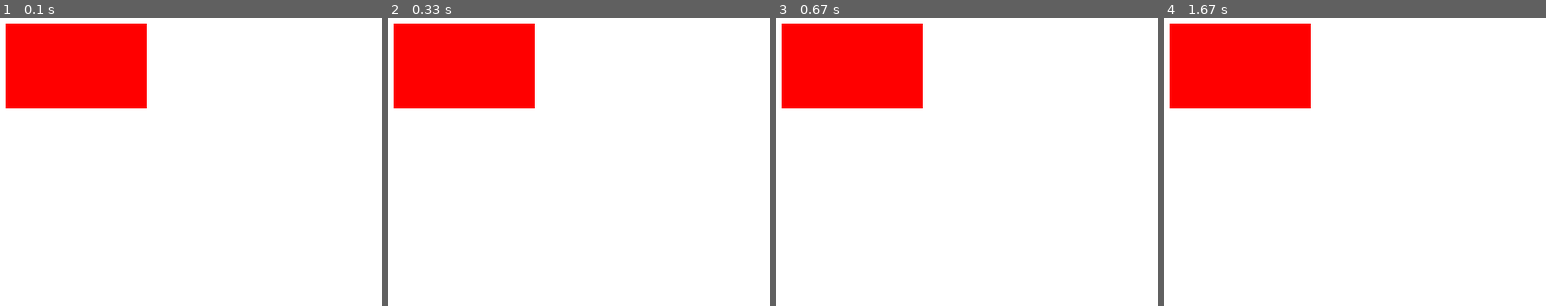
Above: before the commit, frames 1-4 (left to right).
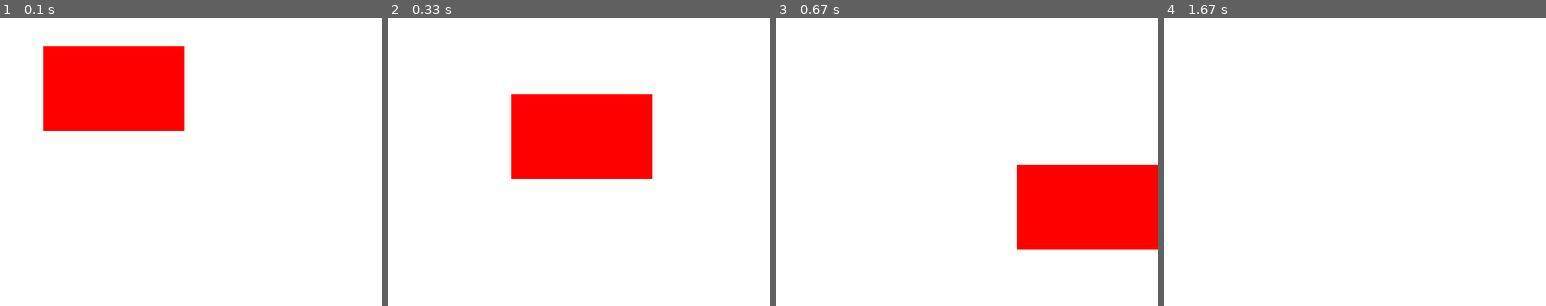
Above: after the commit, the same moments.

Repository: CT102005/Image_Magic
Game: pygame game, started from dvd_screensaver.py
Two runs of this game, one before a commit and one after it. Both use one fixed random seed, a clock stepped at 60 frames per second and the inputs below.
Inputs:
- Up to frame 1 (0.1 s): no input
- Up to frame 2 (0.33 s): no input
- Up to frame 3 (0.67 s): no input
- Up to frame 4 (1.67 s): no input

The runs differ from the first frame. In frame 1, 10% of the frame differs, in the area x 1-49%, y 1-40%; in frame 2, 21%; in frame 3, 22%, in the area x 1-100%, y 1-81%; in frame 4, 11%.

Commit message:
Moving dvd_image added

Diff:
--- a/dvd_screensaver.py
+++ b/dvd_screensaver.py
@@ -21,16 +21,27 @@
         width: width of a rectangle in pixels
         height: height of our rectangle in pixels
         colour: 3-tuple of (r, g, b)
+        x-vel: x velocity in pixels/second
+        y-vel: y velocity in pixels/second
     """
     def __init__(self):
         self.x, self.y = (SCREEN_WIDTH / 2, SCREEN_HEIGHT / 2)
         self.width = 150
         self.height = 90
         self.colour = RED
+        self.x_vel = 5
+        self.y_vel = 3
 
     def rect(self) -> pygame.rect:
         """Returns a pygame.rect the represents a dvd_image"""
         return[self.x, self.y, self.width, self.height]
+
+    def update(self) -> None:
+        """Updates the Dvdimage with every tick"""
+        # Update the x-coordinate
+        self.x += self.x_vel
+        # Update the y-coordinate
+        self.y += self.y_vel
 
 
 def main() -> None:
@@ -52,6 +63,8 @@
                 done = True
 
         # ---------- CHANGE ENVIRONMENT
+        dvd_image.update()
+        print(f"x: {dvd_image.x}, y: {dvd_image.y}")
         # ---------- DRAW THE ENVIRONMENT
         screen.fill(WHITE)      # Fill with background colour
         pygame.draw.rect(screen, dvd_image.colour, dvd_image.rect()) # TODO: method
